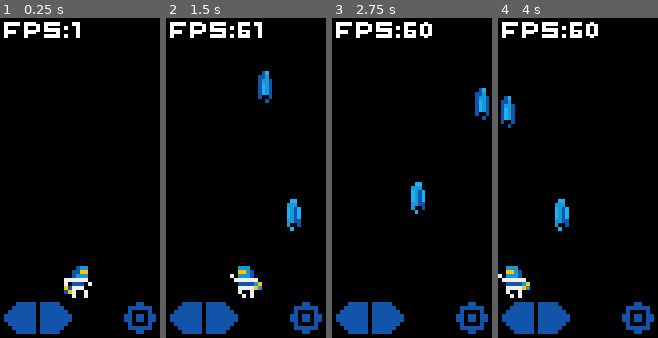
Above: before the commit, frames 1-4 (left to right).
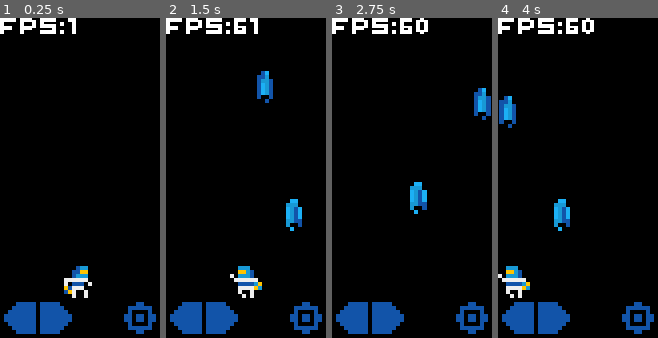
Above: after the commit, the same moments.

Repository: whmsft/vechten
Game: Godot game, scene res://scenes/Game.tscn
The game is run twice, just before and just after one commit, with the same random seed, the same clock (stepped at 60 frames per second) and the same inputs.
Inputs (mouse positions are in pixels of both pictures, inside the frame that each line leads up to):
- Up to frame 1 (0.25 s): no input
- Up to frame 2 (1.5 s): tap Enter at 0.5 s; move the mouse to (281, 162) at 0.52 s; hold Right (key_right) 0.53-1.28 s; hold Space (key_space) 0.53-1.28 s; move the mouse to (214, 194) at 1.27 s; hold Left (key_left) from 1.28 s (still down); tap Space (key_space) at 1.35 s
- Up to frame 3 (2.75 s): move the mouse to (428, 107) at 2.02 s; release Left (key_left) at 2.03 s; hold Right (key_right) from 2.03 s (still down); hold Space (key_space) from 2.03 s (still down)
- Up to frame 4 (4 s): move the mouse to (570, 242) at 2.77 s; release Space (key_space) at 2.78 s; tap Space (key_space) at 2.85 s; move the mouse to (626, 226) at 3.52 s; release Right (key_right) at 3.53 s; hold Left (key_left) from 3.53 s (still down); hold Space (key_space) from 3.53 s (still down)

The runs differ from the first frame. In frame 1, 1.9% of the frame differs, in the area x 0-50%, y 0-7%; in frame 2, 2.7%; in frame 3, 2.9%, in the area x 0-100%, y 0-62%; in frame 4, 2.9%.

Commit message:
commit nos. 16

Diff:
--- a/project.godot
+++ b/project.godot
@@ -13,6 +13,7 @@
 config/name="vechten"
 config/description="A Simple 2D action shooter set on space"
 run/main_scene="res://scenes/Game.tscn"
+boot_splash/show_image=false
 boot_splash/image="res://icons/banner.png"
 boot_splash/fullsize=false
 boot_splash/bg_color=Color( 0, 0, 0, 1 )
@@ -83,6 +84,10 @@
  ]
 }
 
+[input_devices]
+
+pointing/emulate_touch_from_mouse=true
+
 [physics]
 
 common/enable_pause_aware_picking=true
--- a/scenes/Game.tscn
+++ b/scenes/Game.tscn
@@ -11,6 +11,8 @@
 [ext_resource path="res://assets/player_fire.png" type="Texture" id=9]
 [ext_resource path="res://assets/pixel.ttf" type="DynamicFontData" id=10]
 [ext_resource path="res://assets/arrow_rit.png" type="Texture" id=11]
+[ext_resource path="res://assets/bullet_boom_1.png" type="Texture" id=12]
+[ext_resource path="res://assets/bullet_boom_2.png" type="Texture" id=13]
 
 [sub_resource type="SpriteFrames" id=1]
 animations = [ {
@@ -32,9 +34,14 @@
 
 [sub_resource type="SpriteFrames" id=2]
 animations = [ {
+"frames": [ ExtResource( 12 ), ExtResource( 13 ) ],
+"loop": true,
+"name": "boom",
+"speed": 5.0
+}, {
 "frames": [ ExtResource( 6 ), ExtResource( 8 ) ],
 "loop": true,
-"name": "bullet_fire",
+"name": "fire",
 "speed": 5.0
 } ]
 
@@ -56,17 +63,14 @@
 
 [node name="Bullet" type="AnimatedSprite" parent="."]
 position = Vector2( 4, 4 )
-scale = Vector2( 0.875, 1 )
+scale = Vector2( 1.01563, 1 )
 frames = SubResource( 2 )
-animation = "bullet_fire"
-frame = 1
+animation = "boom"
 playing = true
 
 [node name="FPS_label" type="Label" parent="."]
-margin_left = 1.0
-margin_top = 1.0
-margin_right = 30.0
-margin_bottom = 6.0
+margin_right = 29.0
+margin_bottom = 5.0
 theme = SubResource( 3 )
 text = "FPS:"
 
--- a/scripts/Game.gd
+++ b/scripts/Game.gd
@@ -2,7 +2,7 @@
 ## Name: vechten   ##
 ## Author: @whmsft ##
 ## version: v0b1   ##
-## commit: 15      ##
+## commit: 16      ##
 #####################
 
 extends Node2D
@@ -49,11 +49,13 @@
 			timer -= timer_limit
 			bullets.append($Bullet.duplicate())
 			bullets[-1].position = Vector2($Player.position.x, $Player.position.y)
+			bullets[-1].animation = "fire"
 			bullets[-1].show()
+			bullets[-1].play()
 			add_child(bullets[-1])
 	for n in bullets:
-		n.play()
-		if n.position.y < 8:
+		n.position = Vector2(n.position.x, n.position.y-128*_delta)
+		if n.position.y < 8: n.animation = "boom"
+		if n.position.y < 0:
 			bullets.erase(n)
 			n.queue_free()
-		n.position = Vector2(n.position.x, n.position.y-128*_delta)
Binary file added: assets/bullet_boom_1.png
Not shown, added: assets/bullet_boom_1.png.import
Binary file added: assets/bullet_boom_2.png
Not shown, added: assets/bullet_boom_2.png.import
Not shown, changed: diff.txt
Binary file removed: icons/banner.png
Not shown: 1 places in scenes/Game.tscn that only renumber resources
